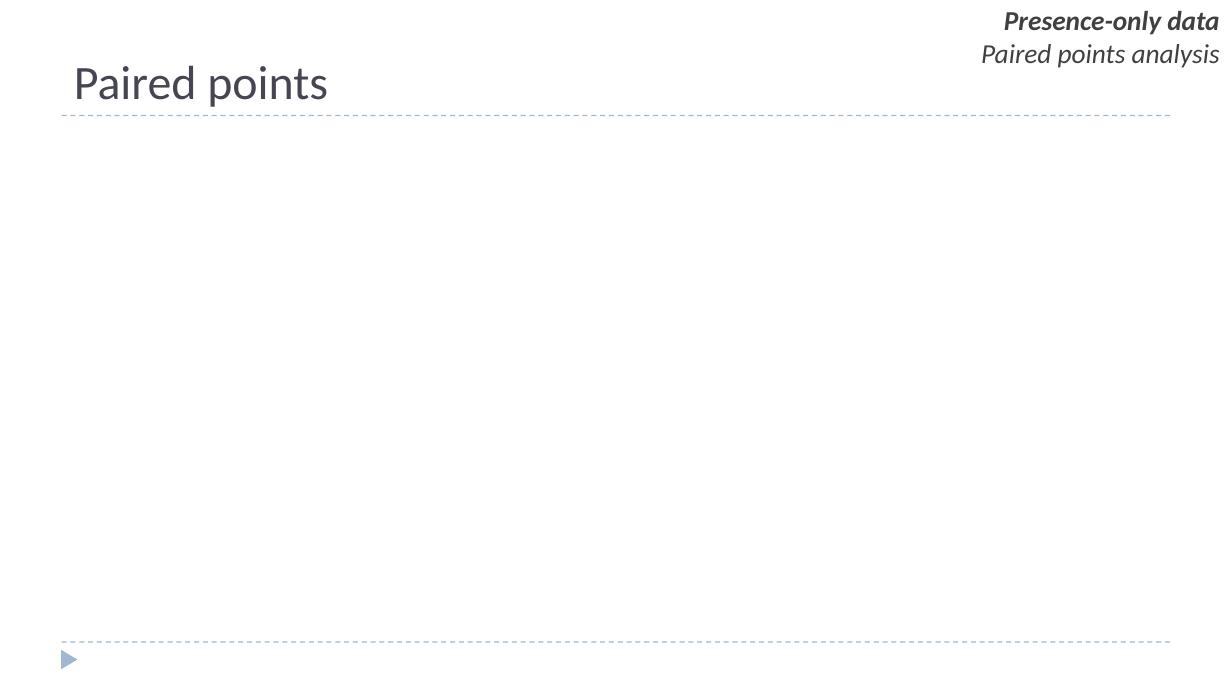
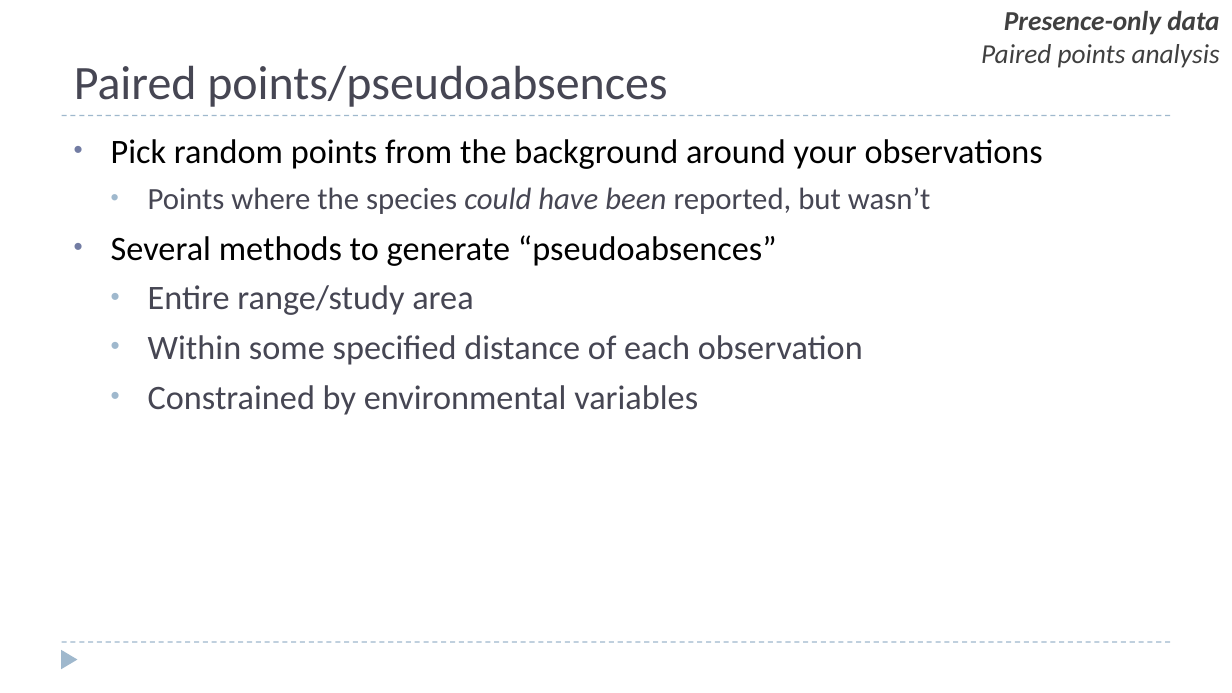
Before and after one commit to ssa200/ssa200.github.io, a slide deck: slide 15 of static/lectures/03_occ-data.pptx (slide 11 before the commit). Drawn at 1232x693 pixels with LibreOffice and Linux fonts; fonts in the diff are those of the drawing; background and template pictures are left out. Boxes give left, top, right and bottom in pixels: in the first picture for what was removed or moved away, otherwise in the second. Text is boxed around its words. In the diff, an @@ line names an element or a change of style, - is before the commit and + after.

```diff
--- a/static/lectures/03_occ-data.pptx
+++ b/static/lectures/03_occ-data.pptx
@@ title at (74, 65, 667, 107): text changed @@
-Paired points
+Paired points/pseudoabsences
@@ text added at (111, 139, 1043, 415), 20 pt, text #464653 @@
+• Pick random points from the background around your observations
+  • Points where the species could have been reported, but wasn’t
+• Several methods to generate “pseudoabsences”
+  • Entire range/study area
+  • Within some specified distance of each observation
+  • Constrained by environmental variables
```
Also in this commit, not shown: 3 other slides changed, 5 slides added, 3 slides removed, 9 other files.
